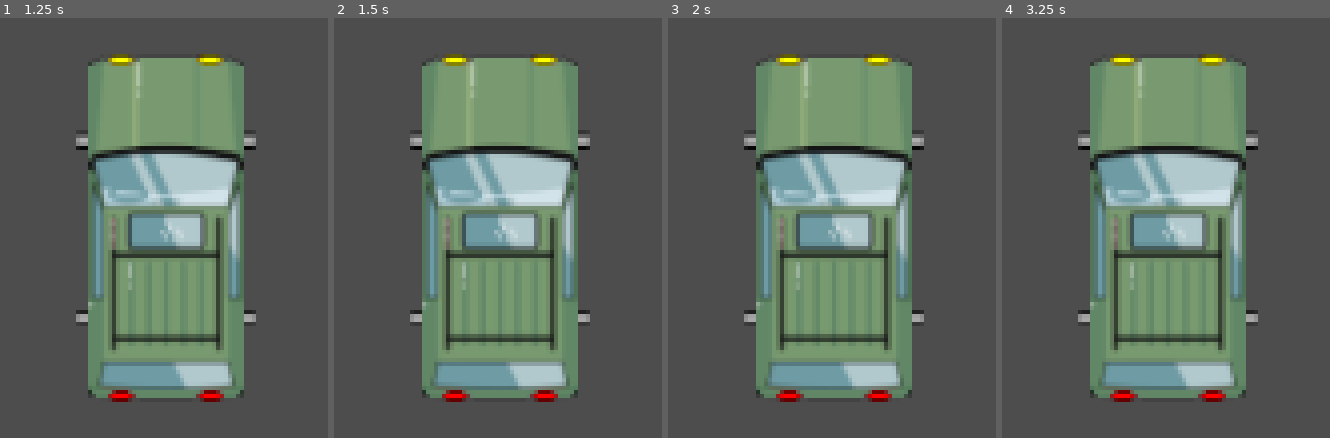
Above: before the commit, frames 1-4 (left to right).
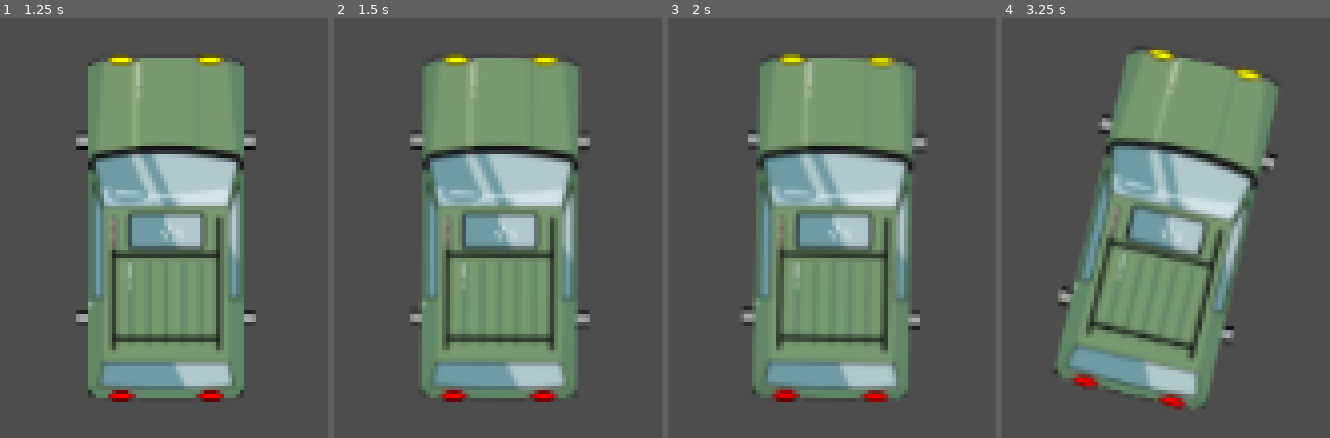
Above: after the commit, the same moments.

Repository: SaumaunV/wasteland-run
Game: Godot game, scene res://data/scenes/character.tscn
Two runs of this game, one before a commit and one after it. Both use one fixed random seed, a clock stepped at 60 frames per second and the inputs below. The project has no main scene, so this scene is started directly.
Inputs:
- Up to frame 1 (1.25 s): tap Enter at 0.5 s; hold D (steer_right, bound only after the commit) from 0.53 s (still down)
- Up to frame 2 (1.5 s): tap Space at 1.25 s; release D (steer_right, bound only after the commit) at 1.28 s; hold S (reverse, bound only after the commit) from 1.28 s (still down)
- Up to frame 3 (2 s): keep holding S (reverse, bound only after the commit)
- Up to frame 4 (3.25 s): tap Enter at 2 s; release S (reverse, bound only after the commit) at 2.03 s; hold D (steer_right, bound only after the commit) 2.03-2.78 s; hold W (forward, bound only after the commit) from 2.78 s (still down)

Frame 1 is identical in both runs. In frame 2, 0.4% of the frame differs, in the area x 24-77%, y 9-91%; in frame 3, 3.5%; in frame 4, 23%, in the area x 15-85%, y 6-94%.

Commit message:
updated player script

Diff:
--- a/data/scripts/Player.gd
+++ b/data/scripts/Player.gd
@@ -1,12 +1,132 @@
-extends Node2D
+extends CharacterBody2D
 
+# Car properties
+var acceleration = 300
+var max_speed = 400
+var steering = 100
+var wheel_base = 10.0
+var steering_angle = 0.0
 
-# Called when the node enters the scene tree for the first time.
-func _ready():
-	self.position = get_viewport_rect().size/2
-	pass # Replace with function body.
+func _physics_process(delta):
+	var input_steering = 0
+	var input_acceleration = 0
 
+	# Get input for steering
+	if Input.is_action_pressed('steer_right'):
+		if Input.is_action_pressed("reverse"):
+			input_steering -= 1
+		else:
+			input_steering += 1
+	if Input.is_action_pressed('steer_left'):
+		if Input.is_action_pressed("reverse"):
+			input_steering += 1
+		else:
+			input_steering -= 1
+		#input_steering -= 1
 
-# Called every frame. 'delta' is the elapsed time since the previous frame.
-func _process(delta):
-	pass
+	# Get input for acceleration
+	if Input.is_action_pressed('forward'):
+		input_acceleration += 1
+	if Input.is_action_pressed('reverse'):
+		input_acceleration -= 1
+
+	# Apply acceleration
+	if input_acceleration != 0:
+		velocity += -transform.y * acceleration * input_acceleration * delta
+		velocity = velocity.limit_length(max_speed)
+
+	# Apply steering
+	if input_steering != 0:
+		steering_angle = steering * input_steering * delta
+		# Clamp the steering angle to prevent over-steering
+		steering_angle = clamp(steering_angle, -50, 50)
+	else:
+		# Return the steering wheel to the center position when not steering
+		steering_angle = lerp(steering_angle, 0.0, 0.1)
+		#rotation += steering_angle if velocity.length() > 10 else 0
+
+	# Calculate the turning radius based on the steering angle and wheel base
+	var turn_radius: float = wheel_base / sin(deg_to_rad(steering_angle))
+	var angular_velocity: float = velocity.length() / turn_radius
+
+	# Rotate the car based on the angular velocity
+	rotation += angular_velocity * delta
+
+	# Move the car
+	move_and_slide()
+
+	# Slow down the car when not accelerating
+	if input_acceleration == 0:
+		velocity = velocity.lerp(Vector2.ZERO, 0.05)
+
+#extends CharacterBody2D
+#
+#@export var acceleration = 500
+#@export var steering_speed = 120
+#@export var friction = 0.1
+#@export var max_speed = 300
+#
+##var velocity = Vector2.ZERO
+#var steering_angle = 0
+#
+#func get_input():
+	#var turn_dir = 0
+	#if Input.is_action_pressed('steer_left'):
+		#turn_dir += 1
+	#if Input.is_action_pressed('steer_right'):
+		#turn_dir -= 1
+	#steering_angle = turn_dir * steering_speed
+	#velocity = velocity.rotated(steering_angle)
+	#
+#func _physics_process(delta):
+	#get_input()
+	#
+	#if Input.is_action_pressed("forward"):
+		#velocity += Vector2(0, -acceleration).rotated(rotation)
+	#else:
+		#velocity *= 1 - friction
+		#
+	#velocity = velocity.limit_length(max_speed)
+	#move_and_collide(velocity * delta)
+
+#extends CharacterBody2D
+#
+#const speed = 300
+#var wheel_base = 64
+#var steering_angle = 15
+#
+#var steer_direction
+#
+#
+## Called when the node enters the scene tree for the first time.
+#func _ready():
+	#self.position = get_viewport_rect().size/2
+	#
+#
+#func get_input():
+	#velocity = Vector2.ZERO
+	#if Input.is_action_pressed("forward"):
+		#velocity = -transform.y * speed
+	#var turn = 0
+	#if Input.is_action_pressed("steer_right"):
+		#turn += 1
+	#if Input.is_action_pressed("steer_left"):
+		#turn += -1
+	#steer_direction = turn * deg_to_rad(steering_angle)
+	#velocity = Vector2.ZERO
+	#
+#
+#func calculate_steering(delta):
+	#var rear_wheel = position - transform.y * wheel_base/2.0
+	#var front_wheel = position + transform.y * wheel_base/2.0
+	#rear_wheel += velocity * delta
+	#front_wheel += velocity.rotated(steer_direction) * delta
+	#var new_heading = (front_wheel - rear_wheel).normalized()
+	#velocity = new_heading * velocity.length()
+	#rotation = new_heading.angle()
+#
+## Called every frame. 'delta' is the elapsed time since the previous frame.
+#func _physics_process(delta):
+	#get_input()
+	#calculate_steering(delta)
+	#move_and_slide()
--- a/project.godot
+++ b/project.godot
@@ -13,3 +13,26 @@
 config/name="Wasteland Run"
 config/features=PackedStringArray("4.2", "Forward Plus")
 config/icon="res://icon.svg"
+
+[input]
+
+steer_right={
+"deadzone": 0.5,
+"events": [Object(InputEventKey,"resource_local_to_scene":false,"resource_name":"","device":-1,"window_id":0,"alt_pressed":false,"shift_pressed":false,"ctrl_pressed":false,"meta_pressed":false,"pressed":false,"keycode":0,"physical_keycode":68,"key_label":0,"unicode":100,"echo":false,"script":null)
+]
+}
+steer_left={
+"deadzone": 0.5,
+"events": [Object(InputEventKey,"resource_local_to_scene":false,"resource_name":"","device":-1,"window_id":0,"alt_pressed":false,"shift_pressed":false,"ctrl_pressed":false,"meta_pressed":false,"pressed":false,"keycode":0,"physical_keycode":65,"key_label":0,"unicode":97,"echo":false,"script":null)
+]
+}
+forward={
+"deadzone": 0.5,
+"events": [Object(InputEventKey,"resource_local_to_scene":false,"resource_name":"","device":-1,"window_id":0,"alt_pressed":false,"shift_pressed":false,"ctrl_pressed":false,"meta_pressed":false,"pressed":false,"keycode":0,"physical_keycode":87,"key_label":0,"unicode":119,"echo":false,"script":null)
+]
+}
+reverse={
+"deadzone": 0.5,
+"events": [Object(InputEventKey,"resource_local_to_scene":false,"resource_name":"","device":-1,"window_id":0,"alt_pressed":false,"shift_pressed":false,"ctrl_pressed":false,"meta_pressed":false,"pressed":false,"keycode":0,"physical_keycode":83,"key_label":0,"unicode":115,"echo":false,"script":null)
+]
+}
